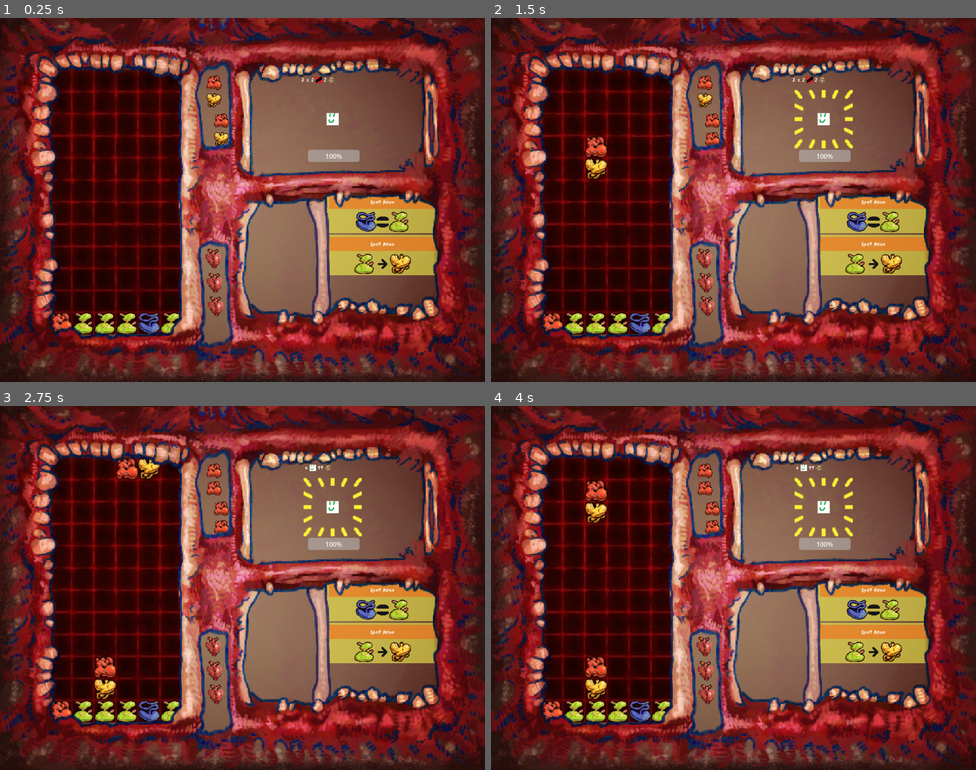
Above: before the commit, frames 1-4 (two rows, left to right).
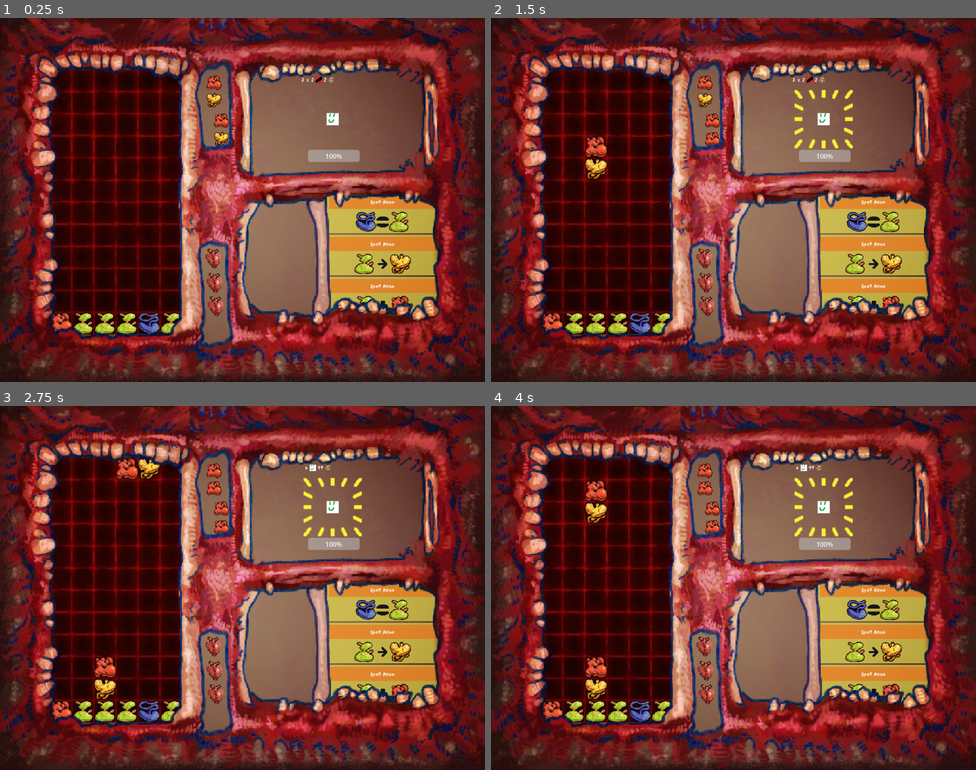
Above: after the commit, the same moments.

Repository: MarGamaDev/PuyoPuyoLike
Game: Godot game, scene res://Scenes/combat.tscn
Same seed, same stepped clock (60 frames per second), same inputs: the game is played once before the commit and once after it. The engine's default icon, where the game draws it, is replaced by a stand-in: a white triangle on a blue panel in a dark square.
Inputs:
- Up to frame 1 (0.25 s): no input
- Up to frame 2 (1.5 s): hold D (puyo_right) 0.53-1.28 s; tap 1 (TESTING_player_spawn) at 0.6 s; tap Enter at 1.25 s; hold S (puyo_down) from 1.28 s (still down); tap J (puyo_rotate) at 1.35 s
- Up to frame 3 (2.75 s): release S (puyo_down) at 2.03 s; hold D (puyo_right) from 2.03 s (still down); tap Shift (switch_target) at 2.1 s
- Up to frame 4 (4 s): tap Space at 2.75 s; tap 1 (TESTING_player_spawn) at 2.85 s; tap Enter at 3.5 s; release D (puyo_right) at 3.53 s; hold A (puyo_left) from 3.53 s (still down); tap J (puyo_rotate) at 3.6 s

The runs differ from the first frame. In frame 1, 1.6% of the frame differs, in the area x 68-91%, y 71-82%; in frame 2, 1.6%; in frame 3, 1.6%; in frame 4, 1.6%.

Commit message:
added flexibility spell type. all 3 spell recipe types now are able to function properly

Diff:
--- /dev/null
+++ b/Scenes/Combat/flexible_spell.gd
@@ -0,0 +1,31 @@
+extends SpellNode
+class_name FlexibleSpell
+
+var unchecked_components : Array[Puyo.PUYO_TYPE] = []
+
+func setup_processor(data : SpellData):
+	recipe_type = SpellData.RECIPE_TYPE.SEQUENTIAL
+	spell_data = data
+	recipe_contents = spell_data.recipe_contents
+	recipe_length = recipe_contents.size()
+	unchecked_components = recipe_contents
+
+func process_block(grid_node_array : Array, new_chain_length : int):
+	var block_type : Puyo.PUYO_TYPE = grid_node_array[0].puyo.puyo_type
+
+	for i in range (0, unchecked_components.size()):
+		if unchecked_components[i] == block_type:
+			on_spell_progressed.emit(i)
+			chain_stage_tracker += 1
+			unchecked_components[i] == Puyo.PUYO_TYPE.UNDEFINED
+			break
+
+	if chain_stage_tracker == recipe_length:
+		on_spell_complete.emit()
+		print("flexible complete")
+		spell_reset()
+
+func spell_reset():
+	on_spell_progress_reset.emit()
+	chain_stage_tracker = 0
+	unchecked_components = recipe_contents
--- /dev/null
+++ b/Scenes/Combat/flexible_spell.tscn
@@ -0,0 +1,6 @@
+[gd_scene load_steps=2 format=3 uid="uid://cr6h28cimse0j"]
+
+[ext_resource type="Script" uid="uid://dl316nhq8dxgl" path="res://Scenes/Combat/flexible_spell.gd" id="1_mfad7"]
+
+[node name="FlexibleSpell" type="Node2D"]
+script = ExtResource("1_mfad7")
--- a/Scenes/Combat/spell_processor.gd
+++ b/Scenes/Combat/spell_processor.gd
@@ -25,6 +25,9 @@
 			add_child(spell_node)
 		SpellData.RECIPE_TYPE.SEQUENTIAL:
 			spell_node = load("res://Scenes/Combat/sequential_spell.tscn").instantiate()
+			add_child(spell_node)
+		SpellData.RECIPE_TYPE.FLEXIBLE:
+			spell_node = load("res://Scenes/Combat/flexible_spell.tscn").instantiate()
 			add_child(spell_node)
 
 	spell_node.setup_processor(spell_data)
--- a/Scenes/combat.tscn
+++ b/Scenes/combat.tscn
@@ -14,6 +14,14 @@
 [ext_resource type="Script" uid="uid://bc5i4sjlttc78" path="res://scripts/Inventory.gd" id="12_xisnc"]
 [ext_resource type="PackedScene" uid="uid://chmradttgb2ep" path="res://Scenes/Combat/life_counter.tscn" id="13_y8jr2"]
 [ext_resource type="PackedScene" uid="uid://c5du1g626to65" path="res://Scenes/RewardScreen/equipped_spells_container.tscn" id="14_8xcd4"]
+[ext_resource type="Script" uid="uid://dnec0n0x4urar" path="res://scripts/Data/spell_data.gd" id="15_f8ge6"]
+
+[sub_resource type="Resource" id="Resource_50454"]
+script = ExtResource("15_f8ge6")
+spell_name = ""
+recipe_type = 0
+recipe_contents = Array[int]([3, 4])
+metadata/_custom_type_script = "uid://dnec0n0x4urar"
 
 [node name="Combat" type="Node2D"]
 script = ExtResource("1_4ln8h")
@@ -76,6 +84,7 @@
 [node name="LifeCounter" parent="." instance=ExtResource("13_y8jr2")]
 
 [node name="EquippedSpellsContainer" parent="." instance=ExtResource("14_8xcd4")]
+test_spell_3 = SubResource("Resource_50454")
 
 [connection signal="on_combat_started" from="." to="PuyoManager" method="reset_game"]
 [connection signal="on_combat_started" from="." to="EncounterManager" method="load_next_encounter"]
--- a/Scripts/Combat/combat_manager.gd
+++ b/Scripts/Combat/combat_manager.gd
@@ -25,8 +25,8 @@
 
 func _ready() -> void:
 	start_combat()
-	$EquippedSpellsContainer.add_spell($EquippedSpellsContainer.test_spell_get())
-	$EquippedSpellsContainer.add_spell($EquippedSpellsContainer.test_spell_2_get())
+	for i in $EquippedSpellsContainer.test_spell_get():
+			$EquippedSpellsContainer.add_spell(i)
 
 func _physics_process(_delta: float) -> void:
 	if Input.is_action_just_pressed("switch_target") && selected_enemy:
--- a/scripts/equipped_spells_container.gd
+++ b/scripts/equipped_spells_container.gd
@@ -6,12 +6,11 @@
 
 @export var test_spell : SpellData
 @export var test_spell_2 : SpellData
+@export var test_spell_3 :SpellData
 
+@onready var test_spells = [test_spell, test_spell_2, test_spell_3]
 func test_spell_get():
-	return test_spell
-
-func test_spell_2_get():
-	return test_spell_2
+	return test_spells
 
 func add_spell(spell_data: SpellData):
 	if equipped_spells.size() >= 3:
--- a/scripts/spell_node.gd
+++ b/scripts/spell_node.gd
@@ -21,4 +21,3 @@
 func spell_reset():
 	on_spell_progress_reset.emit()
 	chain_stage_tracker = 0
-	print("reset")
Not shown, added: Scenes/Combat/flexible_spell.gd.uid
Not shown: 1 places in Scenes/combat.tscn that only renumber resources
